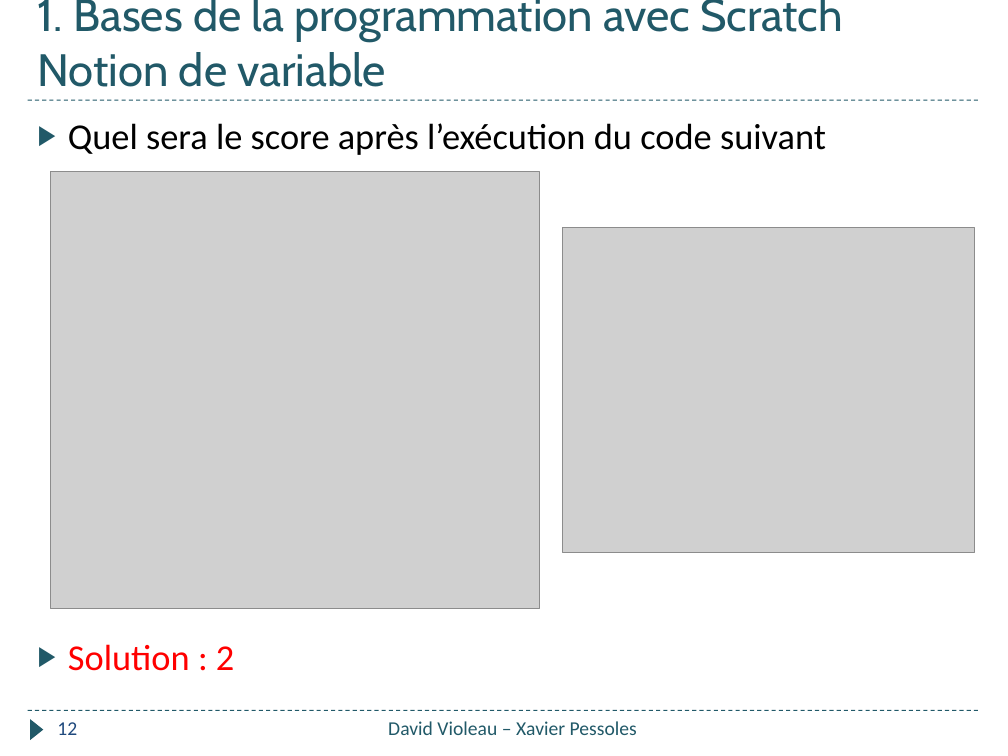
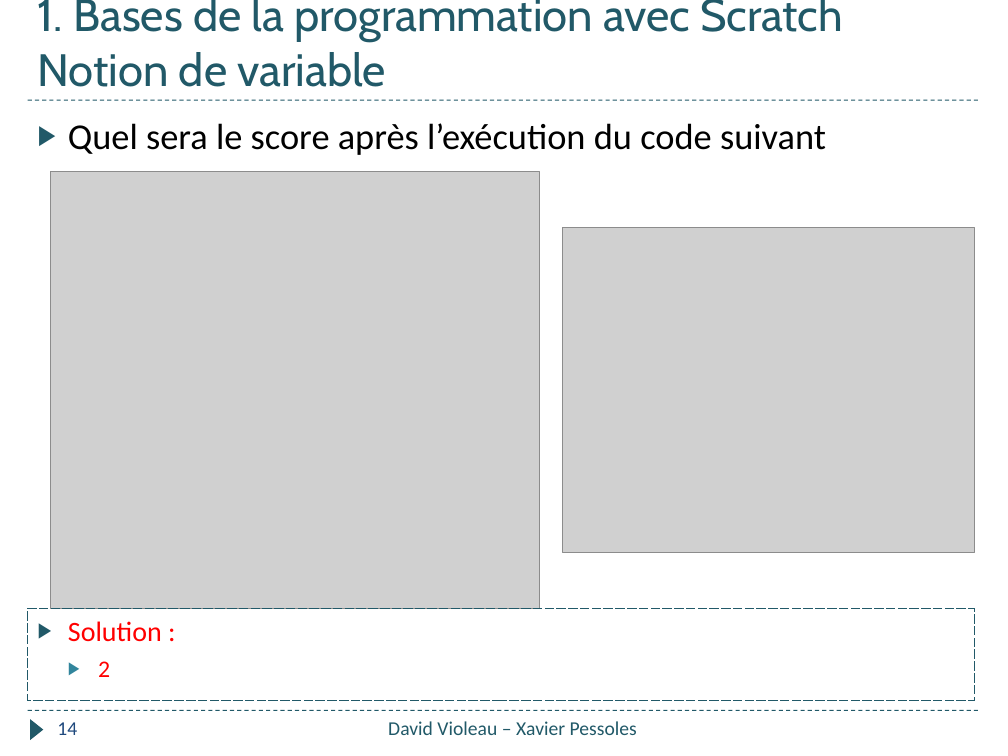
Before and after one commit to xpessoles/Informatique_College, a slide deck: slide 14 of Formation_2018/Quizz_Pomme/Quizz_Pomme.pptx (slide 12 before the commit). Drawn at 1008x756 pixels with LibreOffice and Linux fonts; fonts in the diff are those of the drawing; grey boxes stand for pictures. Boxes give left, top, right and bottom in pixels: in the first picture for what was removed or moved away, otherwise in the second. Text is boxed around its words. In the diff, an @@ line names an element or a change of style, - is before the commit and + after.

```diff
--- a/Formation_2018/Quizz_Pomme/Quizz_Pomme.pptx
+++ b/Formation_2018/Quizz_Pomme/Quizz_Pomme.pptx
@@ rectangle added at (28, 609, 975, 701), outline #215968 0.75 pt dashed, 20 pt, text #FF0000 @@
+▶ Solution :
+  ▶ 2
@@ text at (68, 644, 234, 671): paragraph removed @@
-▶ Solution : 2
@@ page number at (57, 722, 77, 735): text changed @@
-12
+14
```
Also in this commit, not shown: 6 other slides changed, 2 slides added, 8 slides removed.
